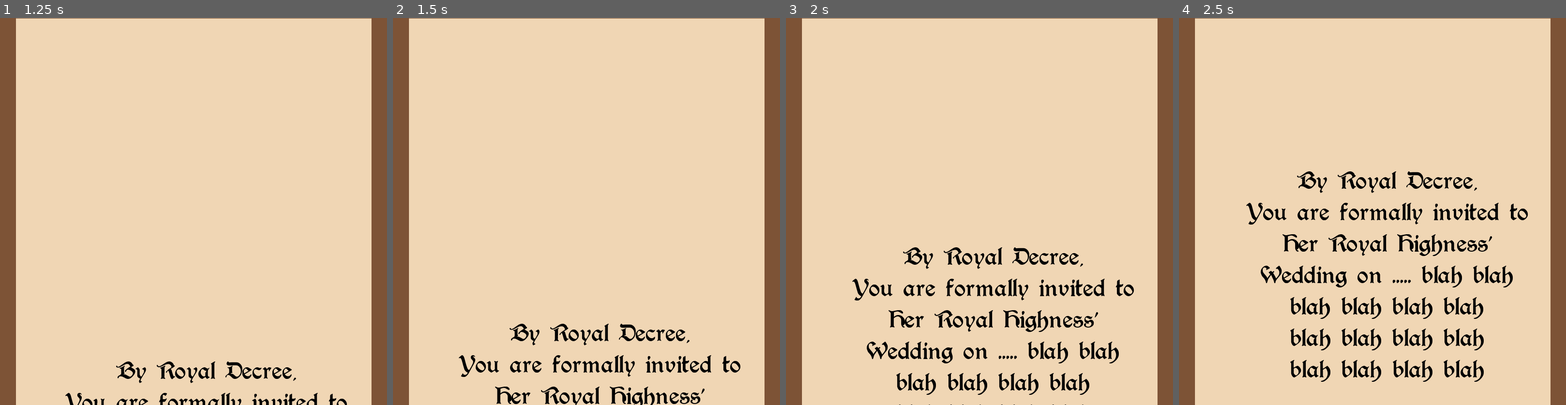
Above: before the commit, frames 1-4 (left to right).
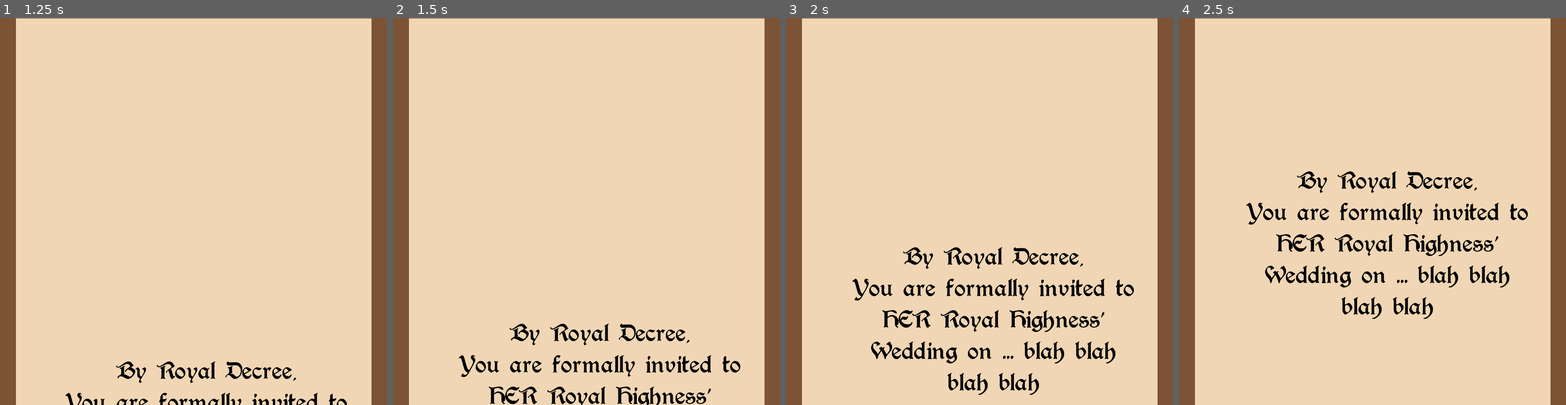
Above: after the commit, the same moments.

Repository: Ihmayor/journey_of_godot
Game: Godot game, scene res://SurvivorGame.tscn
Same seed, same stepped clock (60 frames per second), same inputs: the game is played once before the commit and once after it.
Inputs (mouse positions are in pixels of both pictures, inside the frame that each line leads up to):
- Up to frame 1 (1.25 s): click "Start" at 0.5 s
- Up to frame 2 (1.5 s): tap Enter at 1.25 s; move the mouse to (671, 192) at 1.27 s; press the mouse at (671, 192) at 1.28 s; hold Tab (forward) from 1.28 s (still down)
- Up to frame 3 (2 s): keep holding Tab (forward); tap Space at 1.52 s; tap Shift at 1.55 s
- Up to frame 4 (2.5 s): move the mouse to (1295, 230) at 2.02 s; release Tab (forward) at 2.03 s; release the mouse at (1295, 230) at 2.03 s; tap Shift at 2.1 s; tap Space at 2.27 s; click (1295, 230) at 2.3 s

Frame 1 is identical in both runs. In frame 2, 1.2% of the frame differs, in the area x 24-83%, y 95-100%; in frame 3, 3.4%; in frame 4, 5.1%, in the area x 21-87%, y 55-94%.

Commit message:
Bugfixes plus slight improvements to UI to better match typeracer over ztyper style typing

Diff:
--- a/SurvivorGame.tscn
+++ b/SurvivorGame.tscn
@@ -522,11 +522,9 @@
 theme_override_font_sizes/font_size = 55
 text = "By Royal Decree,
 You are formally invited to
-Her Royal Highness'
-Wedding on ..... blah blah
-blah blah blah blah
-blah blah blah blah
-blah blah blah blah"
+HER Royal Highness'
+Wedding on ... blah blah
+blah blah"
 horizontal_alignment = 1
 metadata/_edit_use_anchors_ = true
 
--- a/UI/letter_container.gd
+++ b/UI/letter_container.gd
@@ -3,6 +3,7 @@
 @export var completed_text_color = Color("#de6f33")
 @export var awaiting_text_color = Color("#63b057")
 @export var unfinished_text_color = Color("#63b057")
+@export var incorrect_text_color = Color("#bf2a2a")
 
 @onready var prompt = $RichTextLabel
 @onready var prompt_text = prompt.text
@@ -13,21 +14,31 @@
 func get_prompt() -> String:
 	return prompt_text
 
+func set_current_character(current_character_index: int):
+	set_prompt_color(completed_text_color, incorrect_text_color, unfinished_text_color, current_character_index)
+
 func set_next_character(next_character_index: int):
-	var blue_text = get_bbcode_color_tag(completed_text_color) + prompt_text.substr(0, next_character_index) + get_bbcode_end_color_tag()
-	var green_text = get_bbcode_color_tag(awaiting_text_color) + prompt_text.substr(next_character_index, 1) + get_bbcode_end_color_tag()
-	var red_text = ""
-	if (next_character_index != prompt_text.length()):
-		red_text = get_bbcode_color_tag(unfinished_text_color) + prompt_text.substr(next_character_index + 1, prompt.text.length() - (next_character_index + 1)) + get_bbcode_end_color_tag()
-	prompt.parse_bbcode(blue_text + green_text + red_text)
+	set_prompt_color(completed_text_color, awaiting_text_color, unfinished_text_color, next_character_index)
+	#Auto-scroll to line for input
 	var line = prompt.get_character_line(next_character_index)
 	prompt.scroll_to_line(line)
+
+	#Update other elements dependent on scrolling event
 	var line_total = prompt.get_line_count()
 	if line != curr_line:
 		var progress_made = line/(line_total*1.0)
 		line_progress.emit(progress_made)
 	curr_line = line
 
+func set_prompt_color(completed: Color, awaiting: Color, unfinished: Color, next_character_index: int):
+	var completed_text = get_bbcode_color_tag(completed) + prompt_text.substr(0, next_character_index) + get_bbcode_end_color_tag()
+	var awaiting_text = get_bbcode_color_tag(awaiting) + "[u]" + prompt_text.substr(next_character_index, 1) + "[/u]" + get_bbcode_end_color_tag()
+	var unfinished_text = ""
+	if (next_character_index != prompt_text.length()):
+		unfinished_text = get_bbcode_color_tag(unfinished) + prompt_text.substr(next_character_index + 1, prompt.text.length() - (next_character_index + 1)) + get_bbcode_end_color_tag()
+	prompt.parse_bbcode(completed_text + awaiting_text + unfinished_text)
+
+
 func get_bbcode_color_tag(color: Color) -> String:
 	return "[color=#" + color.to_html(false) + "]"
 
--- a/UI/letter_scroll.gd
+++ b/UI/letter_scroll.gd
@@ -19,9 +19,8 @@
 		if event.keycode == KEY_CAPSLOCK:
 			has_capslock = !has_capslock
 			return
-		if event.keycode == KEY_SHIFT:
-			return
-		var unicode = event.keycode
+
+		var unicode = PackedByteArray([event.get_keycode_with_modifiers()]).get_string_from_utf8()
 		var has_shift = event.shift_pressed
 
 		if not has_shift && not has_capslock:
@@ -52,7 +51,8 @@
 			if current_letter_index == prompt.length():
 				finish_letter.emit()
 				current_letter_index = -1
-
+		else:
+			%LetterContainer.set_current_character(current_letter_index)
 
 func _on_letter_container_line_progress(progress: float):
 	line_progress.emit(progress)
--- a/UI/letter_scroll.tscn
+++ b/UI/letter_scroll.tscn
@@ -28,6 +28,7 @@
 completed_text_color = Color(0, 0.708404, 0.271487, 1)
 awaiting_text_color = Color(1, 1, 1, 1)
 unfinished_text_color = Color(0.32, 0.32, 0.32, 1)
+incorrect_text_color = Color(0.75, 0.165, 0.165, 1)
 
 [node name="RichTextLabel" type="RichTextLabel" parent="LetterContainer"]
 layout_mode = 2
@@ -35,47 +36,80 @@
 theme_override_colors/default_color = Color(0.552956, 0.552956, 0.552956, 1)
 theme_override_font_sizes/normal_font_size = 40
 bbcode_enabled = true
-text = "It's fine, it's cool
-You can say that we are nothing, but you know the truth
-And guess I'm the fool
-With her arms out like an angel through the car sunroof
+text = "it's fine, it's cool
+you can say that we are nothing
+but you know the truth
+and guess I'm the fool
+with her arms out like an angel
+through the car sunroof
 I don't wanna call it off
-But you don't wanna call it love
-You only wanna be the one that I call \"baby\"
-You can kiss a hundred boys in bars
-Shoot another shot, try to stop the feeling
-You can say it's just the way you are
-Make a new excuse, another stupid reason
-Good luck, babe, well, good luck, babe
-You'd have to stop the world just to stop the feeling
-I'm cliche, who cares?
-It's a sexually explicit kind of love affair
-And I cry, it's not fair
-I just need a little lovin', I just need a little air
-Think I'm gonna call it off
-Even if you call it love
-I just wanna love someone who calls me \"baby\"
-You can kiss a hundred boys in bars
-Shoot another shot, try to stop the feeling
-You can say it's just the way you are
-Make a new excuse, another stupid reason
-Good luck, babe (well, good luck), well, good luck, babe (well, good luck)
-You'd have to stop the world just to stop the feeling
-When you wake up next to him in the middle of the night
-With your head in your hands, you're nothing more than his wife
-And when you think about me, all of those years ago
-You're standing face to face with \"I told you so\"
-You know I hate to say, \"I told you so\"
-You know I hate to say, but, I told you so
-You can kiss a hundred boys in bars
-Shoot another shot, try to stop the feeling (well, I told you so)
-You can say it's just the way you are
-Make a new excuse, another stupid reason
-Good luck, babe, well, good luck, babe
-You'd have to stop the world just to stop the feeling
-Good luck, babe, well, good luck, babe
-You'd have to stop the world just to stop the feeling
-You'd have to stop the world just to stop the feeling"
+but you don't wanna call it love
+you only wanna be the one that
+I call \"baby\"
+you can kiss a hundred
+boys in bars
+shoot another shot
+try to stop the feeling
+you can say it's just the way you are
+make a new excuse
+another stupid reason
+Good luck, babe,
+well, good luck, babe
+You'd have to stop the world
+just to stop the feeling
+i'm cliche, who cares?
+it's a sexually explicit
+kind of love affair
+and I cry, it's not fair
+I just need a little lovin'
+I just need a little air
+think I'm gonna call it off
+even if you call it love
+I just wanna love
+someone who calls me \"baby\"
+you can kiss a hundred
+boys in bars
+shoot another shot
+try to stop the feeling
+you can say
+it's just the way you are
+make a new excuse
+another stupid reason
+Good luck, babe
+(well, good luck)
+well, good luck, babe
+(well, good luck)
+you'd have to stop the world
+just to stop the feeling
+when you wake up next to him
+in the middle of the night
+with your head in your hands
+you're nothing more than his wife
+and when you think about me
+all of those years ago
+you're standing
+face to face with
+\"I told you so\"
+you know I hate to say, \"I told you so\"
+you know I hate to say, but, I told you so
+you can kiss a hundred
+boys in bars
+shoot another shot
+try to stop the feeling
+(well, i told you so)
+you can say it's just the way you are
+make a new excuse
+another stupid reason
+good luck, babe, well,
+good luck, babe
+you'd have to stop the world
+just to stop the feeling
+good luck, babe, well,
+good luck, babe
+you'd have to stop the world
+just to stop the feeling
+you'd have to stop the world
+just to stop the feeling"
 metadata/_edit_use_anchors_ = true
 
 [connection signal="line_progress" from="LetterContainer" to="." method="_on_letter_container_line_progress"]
--- a/UI/screen_ui.gd
+++ b/UI/screen_ui.gd
@@ -18,10 +18,14 @@
 	%StartScreen.visible = true
 
 func show_win():
+	if %WinScreen.visible:
+		return
 	hide_all()
 	%WinScreen.visible = true
 
 func show_game_over():
+	if %GameOverScreen.visible:
+		return
 	hide_all()
 	%GameOverScreen.visible = true
 
--- a/UI/screen_ui.tscn
+++ b/UI/screen_ui.tscn
@@ -16,13 +16,6 @@
 grow_vertical = 2
 script = ExtResource("1_pjegy")
 
-[node name="PauseScreen" parent="." instance=ExtResource("2_wksjn")]
-unique_name_in_owner = true
-process_mode = 3
-visible = false
-toggle_name = "Music"
-button_name = "Restart"
-
 [node name="GameOverScreen" parent="." instance=ExtResource("2_38nra")]
 unique_name_in_owner = true
 process_mode = 3
@@ -34,6 +27,13 @@
 process_mode = 3
 visible = false
 screen_message = "CONGRATZ! YOU WON!"
+
+[node name="PauseScreen" parent="." instance=ExtResource("2_wksjn")]
+unique_name_in_owner = true
+process_mode = 3
+visible = false
+toggle_name = "Music"
+button_name = "Restart"
 
 [node name="CreditsScreen" parent="." instance=ExtResource("4_0aa15")]
 unique_name_in_owner = true
--- a/survivor_game.gd
+++ b/survivor_game.gd
@@ -44,13 +44,10 @@
 func pause_game():
 	if %CutScene.visible:
 		if %CutSceneAnimationPlayer.is_playing():
-			print("stop")
 			%CutSceneAnimationPlayer.pause()
 		else:
-			print("resume")
 			%CutSceneAnimationPlayer.play()
 	elif %InGameUI.visible:
-		print("what")
 		get_tree().paused = !get_tree().paused
 
 func _on_intro_scene_complete(_anim_name: StringName):
Binary file added: banner.png
Not shown, added: banner.png.import
Not shown, changed: HTML_BUILD.zip
Not shown, changed: HTML_BUILD/index.html
Not shown, changed: HTML_BUILD/index.pck
